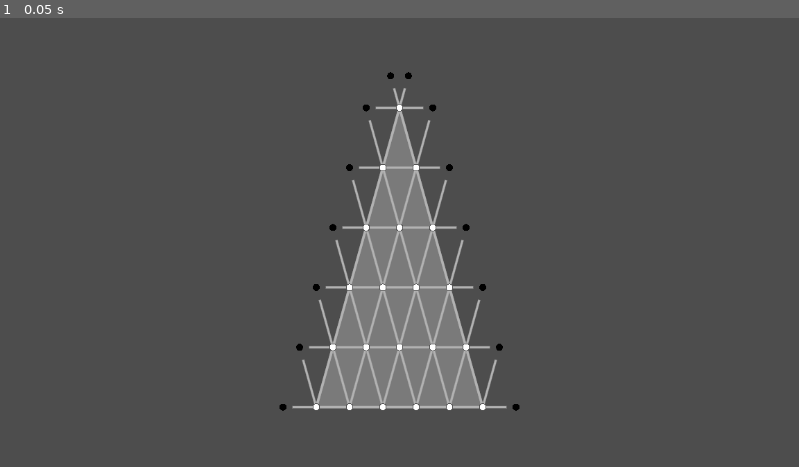
Above: before the commit, frame 1.
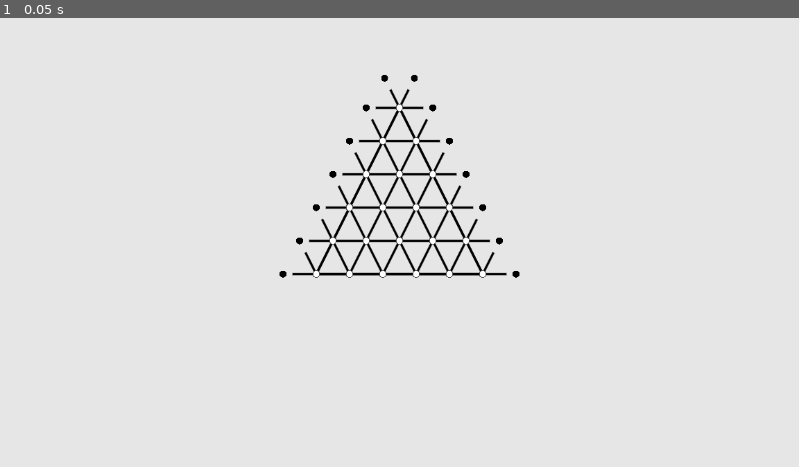
Above: after the commit, the same moment.

Repository: pegesund/trivium
Game: Godot game, scene res://node_2d.tscn
Two runs of this game, one before a commit and one after it. Both use one fixed random seed, a clock stepped at 60 frames per second and the inputs below.
Inputs:
- Up to frame 1 (0.05 s): no input

The runs differ from the first frame. In frame 1, 100% of the frame differs, in the area x 0-100%, y 0-100%.

Commit message:
looks plain

Diff:
--- a/node_2d.gd
+++ b/node_2d.gd
@@ -3,13 +3,13 @@
 # Triangle configuration
 var base_width = 200.0  # Base width of the triangle in pixels
 var scale_factor = 1.2  # Scale factor to adjust the overall size
-var height_to_width_ratio = 1.8  # How much taller the triangle is compared to its width (set to 1.8 as required)
-var grid_color = Color(0.7, 0.7, 0.7, 1.0)  # Light gray color for the grid
+var height_to_width_ratio = 1  # How much taller the triangle is compared to its width (set to 1.8 as required)
+var grid_color = Color(0.0, 0.0, 0.0, 1.0)  # Black color for the grid lines
 var point_color = Color(0.3, 0.3, 0.3, 1.0)  # Dark gray color for the points
-var triangle_color = Color(0.9, 0.9, 0.9, 0.3)  # Light gray with opacity for triangle fill
+var background_color = Color(0.9, 0.9, 0.9, 1.0)  # Light gray for background
 var intersection_fill_color = Color(1.0, 1.0, 1.0, 1.0)  # White color for intersection fill
-var intersection_radius = 5.0  # Radius of the intersection points (increased from 3.0)
-var connection_width = 2.0  # Width of the connection lines (increased from 1.5)
+var intersection_radius = 5.0  # Radius of the intersection points
+var connection_width = 2.0  # Width of the connection lines
 var stick_extension_ratio = 1.0  # How far the sticks extend beyond the triangle (set to 1.0 as required)
 var outer_point_color = Color(0.0, 0.0, 0.0, 1.0)  # Black color for outer intersection points
 var visible_line_ratio = 0.7  # How much of the horizontal line is visible (70%)
@@ -111,11 +111,7 @@
 	var triangle_bottom_left = Vector2(x_pos - x_size/2, y_pos + y_size)
 	var triangle_bottom_right = Vector2(x_pos + x_size/2, y_pos + y_size)
 
-	# Draw the filled triangle
-	var triangle = PackedVector2Array([triangle_top, triangle_bottom_left, triangle_bottom_right])
-	draw_colored_polygon(triangle, triangle_color)
-
-	# Draw the triangle outline with antialiasing
+	# Draw the triangle outline with antialiasing (no fill)
 	draw_smooth_line(triangle_top, triangle_bottom_left, grid_color, connection_width)
 	draw_smooth_line(triangle_bottom_left, triangle_bottom_right, grid_color, connection_width)
 	draw_smooth_line(triangle_bottom_right, triangle_top, grid_color, connection_width)
@@ -289,6 +285,9 @@
 	var center_x = viewport_size.x / 2
 	var center_y = viewport_size.y / 5  # Position it higher on the screen (1/5 instead of 1/4)
 
+	# Draw background
+	draw_rect(Rect2(0, 0, viewport_size.x, viewport_size.y), background_color)
+
 	# Calculate the actual width using the scale factor
 	var scaled_width = base_width * scale_factor
 
